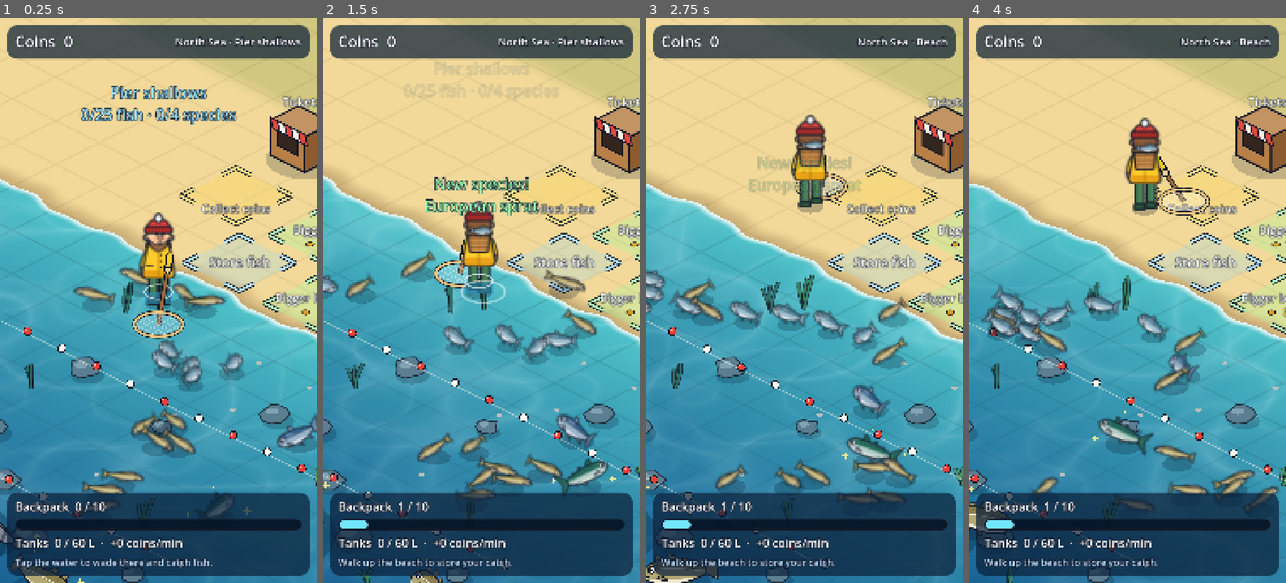
Above: before the commit, frames 1-4 (left to right).
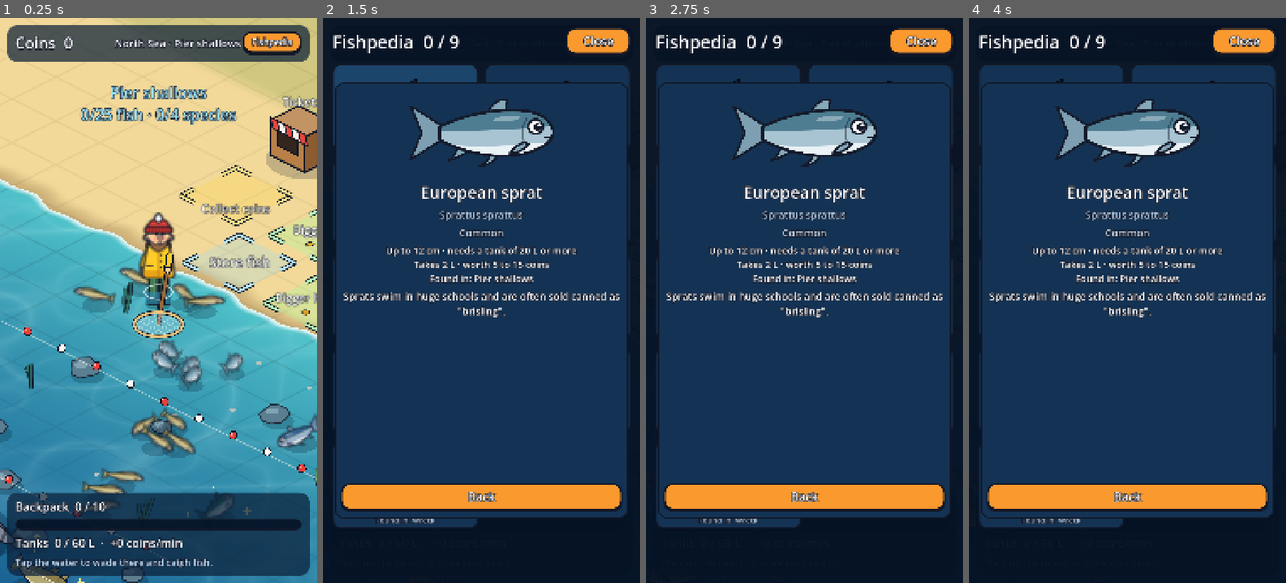
Above: after the commit, the same moments.

Repository: aceonline666/fishy-mcfish
Game: Godot game, scene res://src/scenes/main/main.tscn
Two runs of this game, one before a commit and one after it. Both use one fixed random seed, a clock stepped at 60 frames per second and the inputs below.
Inputs (mouse positions are in pixels of both pictures, inside the frame that each line leads up to):
- Up to frame 1 (0.25 s): no input
- Up to frame 2 (1.5 s): click (595, 40) at 0.5 s, where only the run after the commit has a clickable "Fishpedia"; click (405, 108) at 1.27 s
- Up to frame 3 (2.75 s): click (880, 108) at 2.02 s
- Up to frame 4 (4 s): click (1051, 204) at 2.77 s; click (1203, 204) at 3.52 s

The runs differ from the first frame. In frame 1, 1.9% of the frame differs, in the area x 2-98%, y 2-8%; in frame 2, 97%; in frame 3, 97%; in frame 4, 97%, in the area x 0-100%, y 0-100%.

Commit message:
Add the Fishpedia collection book
A Fishpedia button in the top bar opens a card for every species:
caught ones show their sprite, rarity and catch count, undiscovered
ones a silhouette and the zones to look in. Tapping a card shows the
scientific name, size, tank needs, value range and the fun fact.

Co-Authored-By: Claude Opus 5.5 <noreply@anthropic.com>

Diff:
--- a/src/scenes/fishing/fish_art.gd
+++ b/src/scenes/fishing/fish_art.gd
@@ -38,10 +38,11 @@
 
 
 ## Draws the fish centred on the origin of `view` (fish space: head towards +x, back towards -y)
-## with the given total length. `tail_beat` scales the tail length (1 = at rest).
-func draw(canvas: CanvasItem, view: Transform2D, length: float, tail_beat: float = 1.0) -> void:
+## with the given total length. `tail_beat` scales the tail length (1 = at rest); `tint`
+## multiplies the colours (black gives a silhouette).
+func draw(canvas: CanvasItem, view: Transform2D, length: float, tail_beat: float = 1.0, tint: Color = Color.WHITE) -> void:
 	if not has_sprite():
-		_draw_placeholder(canvas, view, length)
+		_draw_placeholder(canvas, view, length, tint)
 		return
 	var units := length * BODY_SHARE / BODY_SPAN
 	var root := Transform2D(0.0, Vector2(length * (0.5 - BODY_SHARE), 0.0))
@@ -49,16 +50,16 @@
 	var tail_size := tail.get_size() * (TAIL_CANVAS_WIDTH / tail.get_width()) * units
 	var beat := Transform2D(Vector2(tail_beat, 0.0), Vector2(0.0, 1.0), Vector2.ZERO)
 	canvas.draw_set_transform_matrix(view * root * beat)
-	canvas.draw_texture_rect(tail, Rect2(Vector2(-TAIL_ROOT_X * units, -tail_size.y * 0.5), tail_size), false)
+	canvas.draw_texture_rect(tail, Rect2(Vector2(-TAIL_ROOT_X * units, -tail_size.y * 0.5), tail_size), false, tint)
 
 	var body_size := body.get_size() * (BODY_CANVAS_WIDTH / body.get_width()) * units
 	canvas.draw_set_transform_matrix(view * root)
-	canvas.draw_texture_rect(body, Rect2(Vector2(-BODY_ROOT_X * units, -body_size.y * 0.5), body_size), false)
+	canvas.draw_texture_rect(body, Rect2(Vector2(-BODY_ROOT_X * units, -body_size.y * 0.5), body_size), false, tint)
 	canvas.draw_set_transform_matrix(Transform2D.IDENTITY)
 
 
 ## A plain oval with a tail in the species colour, for species without sprites yet.
-func _draw_placeholder(canvas: CanvasItem, view: Transform2D, length: float) -> void:
+func _draw_placeholder(canvas: CanvasItem, view: Transform2D, length: float, tint: Color) -> void:
 	var height := length * species.body_aspect
 	var oval := PackedVector2Array()
 	for i in 16:
@@ -69,6 +70,6 @@
 	])
 	for shape: PackedVector2Array in [fin, oval]:
 		var points := view * shape
-		canvas.draw_colored_polygon(points, species.placeholder_color)
+		canvas.draw_colored_polygon(points, species.placeholder_color * tint)
 		points.append(points[0])
 		canvas.draw_polyline(points, OUTLINE_COLOR, 2.5, true)
--- a/src/scenes/fishing/fishing_scene.gd
+++ b/src/scenes/fishing/fishing_scene.gd
@@ -125,6 +125,9 @@
 @onready var _backpack_bar: ProgressBar = %BackpackBar
 @onready var _tank_label: Label = %TankLabel
 @onready var _hint_label: Label = %HintLabel
+@onready var _fishpedia_button: Button = %FishpediaButton
+
+var fishpedia := Fishpedia.new()
 
 
 func _ready() -> void:
@@ -133,6 +136,9 @@
 	EventBus.money_changed.connect(_on_money_changed)
 	EventBus.state_replaced.connect(_rebuild_from_state)
 	resized.connect(_update_camera.bind(0.0, true))
+	fishpedia.art_for = _art_for
+	add_child(fishpedia)
+	_fishpedia_button.pressed.connect(fishpedia.open)
 
 	for zone in DataRegistry.zones:
 		var top := maxf(zone.depth_start, SHORE_Y + WATER_MARGIN)
@@ -464,6 +470,7 @@
 				"New species!\n" + fish.species.common_name, NEW_SPECIES_COLOR, 1.4)
 		Sfx.play(&"ding", 1.5, -4.0)
 		Haptics.bump()
+		_bump(_fishpedia_button)
 	if not was_charted and Charting.is_charted(GameState.state, fish.zone):
 		_announce(Vector2(size.x * 0.5, PLAY_MARGIN_TOP + 220.0), "%s charted!" % fish.zone.name, COMBO_COLOR, 1.6)
 		Sfx.play(&"ding", 1.0)
--- a/src/scenes/fishing/fishing_scene.tscn
+++ b/src/scenes/fishing/fishing_scene.tscn
@@ -88,6 +88,14 @@
 text = "Location"
 horizontal_alignment = 2
 
+[node name="FishpediaButton" type="Button" parent="Hud/Layout/TopBar/Row"]
+unique_name_in_owner = true
+custom_minimum_size = Vector2(0, 80)
+layout_mode = 2
+size_flags_vertical = 4
+theme_override_font_sizes/font_size = 30
+text = "Fishpedia"
+
 [node name="Spacer" type="Control" parent="Hud/Layout"]
 layout_mode = 2
 size_flags_vertical = 3
--- /dev/null
+++ b/src/scenes/fishpedia/fish_picture.gd
@@ -0,0 +1,26 @@
+class_name FishPicture
+extends Control
+## Draws one species side-on, centred and scaled to fit. Unknown species appear as a silhouette.
+
+const SILHOUETTE := Color(0.08, 0.12, 0.2, 0.85)
+
+var art: FishArt:
+	set(value):
+		art = value
+		queue_redraw()
+var known := true:
+	set(value):
+		known = value
+		queue_redraw()
+## Fraction of the width a large fish fills; small fish are drawn smaller.
+var fill := 0.85
+
+
+func _draw() -> void:
+	if art == null:
+		return
+	# Size relative to the biggest fish, so a sprat looks small next to a conger.
+	var relative := clampf(CatchRules.body_length(art.species) / 240.0, 0.55, 1.0)
+	var length := minf(size.x * fill * relative, size.y * 2.2)
+	var view := Transform2D(Vector2(1.0, 0.0), Vector2(0.0, 1.0), size * 0.5)
+	art.draw(self, view, length, 1.0, Color.WHITE if known else SILHOUETTE)
--- /dev/null
+++ b/src/scenes/fishpedia/fishpedia.gd
@@ -0,0 +1,210 @@
+class_name Fishpedia
+extends Control
+## The collection book: a card for every species. Caught species show their sprite and how
+## many were caught; undiscovered ones show a silhouette and where to look. Tapping a card
+## opens its details with real facts. Built in code; covers the screen while open.
+
+const RARITY_NAMES: Array[String] = ["Common", "Uncommon", "Rare", "Epic", "Legendary"]
+const RARITY_COLORS: Array[Color] = [
+	Color(0.8, 0.84, 0.88), Color(0.5, 0.9, 0.5), Color(0.45, 0.7, 1.0), Color(0.8, 0.55, 1.0), Color(1.0, 0.7, 0.25),
+]
+const BACKDROP := Color(0.02, 0.07, 0.14, 0.97)
+const CARD_COLOR := Color(0.08, 0.2, 0.33)
+const CARD_HOVER := Color(0.11, 0.27, 0.42)
+const CARD_BORDER := Color(0.07, 0.09, 0.15)
+const MUTED := Color(0.65, 0.75, 0.85)
+
+## Returns the FishArt for a species id.
+var art_for: Callable
+
+var _title: Label
+var _grid: GridContainer
+var _detail: PanelContainer
+var _detail_picture: FishPicture
+var _detail_name: Label
+var _detail_scientific: Label
+var _detail_rarity: Label
+var _detail_facts: Label
+var _detail_fun_fact: Label
+
+
+func _ready() -> void:
+	set_anchors_and_offsets_preset(Control.PRESET_FULL_RECT)
+	mouse_filter = Control.MOUSE_FILTER_STOP
+	hide()
+	var backdrop := ColorRect.new()
+	backdrop.color = BACKDROP
+	backdrop.set_anchors_and_offsets_preset(Control.PRESET_FULL_RECT)
+	add_child(backdrop)
+
+	var margin := SafeAreaContainer.new()
+	margin.edge_padding = 32
+	margin.set_anchors_and_offsets_preset(Control.PRESET_FULL_RECT)
+	add_child(margin)
+	var column := VBoxContainer.new()
+	column.add_theme_constant_override("separation", 24)
+	margin.add_child(column)
+
+	var header := HBoxContainer.new()
+	column.add_child(header)
+	_title = Label.new()
+	_title.size_flags_horizontal = Control.SIZE_EXPAND_FILL
+	_title.add_theme_font_size_override("font_size", 60)
+	header.add_child(_title)
+	header.add_child(_make_button("Close", hide))
+
+	var scroll := ScrollContainer.new()
+	scroll.size_flags_vertical = Control.SIZE_EXPAND_FILL
+	scroll.horizontal_scroll_mode = ScrollContainer.SCROLL_MODE_DISABLED
+	column.add_child(scroll)
+	_grid = GridContainer.new()
+	_grid.columns = 2
+	_grid.size_flags_horizontal = Control.SIZE_EXPAND_FILL
+	_grid.add_theme_constant_override("h_separation", 20)
+	_grid.add_theme_constant_override("v_separation", 20)
+	scroll.add_child(_grid)
+
+	_build_detail()
+
+
+## Shows the book with the latest catches.
+func open() -> void:
+	_rebuild()
+	_detail.hide()
+	show()
+
+
+func _rebuild() -> void:
+	for child in _grid.get_children():
+		child.queue_free()
+	var caught := GameState.state.species_caught
+	var species_list := DataRegistry.species.values()
+	_title.text = "Fishpedia  %d / %d" % [caught.size(), species_list.size()]
+	for def: SpeciesDef in species_list:
+		_grid.add_child(_make_card(def, caught.has(def.id)))
+
+
+func _make_card(def: SpeciesDef, known: bool) -> Button:
+	var card := Button.new()
+	card.custom_minimum_size = Vector2(0.0, 300.0)
+	card.size_flags_horizontal = Control.SIZE_EXPAND_FILL
+	for state_name: String in ["normal", "hover", "pressed", "focus"]:
+		card.add_theme_stylebox_override(state_name, _card_style(CARD_HOVER if state_name == "hover" else CARD_COLOR))
+	card.pressed.connect(_show_detail.bind(def))
+
+	var content := VBoxContainer.new()
+	content.set_anchors_preset(Control.PRESET_FULL_RECT)
+	content.offset_left = 16.0
+	content.offset_right = -16.0
+	content.offset_top = 12.0
+	content.offset_bottom = -12.0
+	content.mouse_filter = Control.MOUSE_FILTER_IGNORE
+	card.add_child(content)
+
+	var picture := FishPicture.new()
+	picture.art = art_for.call(def.id)
+	picture.known = known
+	picture.custom_minimum_size = Vector2(0.0, 160.0)
+	picture.size_flags_vertical = Control.SIZE_EXPAND_FILL
+	picture.mouse_filter = Control.MOUSE_FILTER_IGNORE
+	content.add_child(picture)
+	content.add_child(_make_label(def.common_name if known else "???", 32))
+	var subtitle := _make_label("", 26)
+	if known:
+		subtitle.text = "%s · caught %d" % [RARITY_NAMES[def.rarity], GameState.state.species_caught[def.id]]
+		subtitle.add_theme_color_override("font_color", RARITY_COLORS[def.rarity])
+	else:
+		subtitle.text = _where_found(def)
+		subtitle.add_theme_color_override("font_color", MUTED)
+	content.add_child(subtitle)
+	return card
+
+
+func _build_detail() -> void:
+	_detail = PanelContainer.new()
+	_detail.set_anchors_preset(Control.PRESET_FULL_RECT)
+	_detail.offset_left = 40.0
+	_detail.offset_right = -40.0
+	_detail.offset_top = 220.0
+	_detail.offset_bottom = -220.0
+	_detail.add_theme_stylebox_override("panel", _card_style(CARD_COLOR))
+	add_child(_detail)
+	var column := VBoxContainer.new()
+	column.add_theme_constant_override("separation", 14)
+	_detail.add_child(column)
+
+	_detail_picture = FishPicture.new()
+	_detail_picture.custom_minimum_size = Vector2(0.0, 300.0)
+	_detail_picture.fill = 0.9
+	column.add_child(_detail_picture)
+	_detail_name = _make_label("", 56)
+	column.add_child(_detail_name)
+	_detail_scientific = _make_label("", 34)
+	_detail_scientific.add_theme_color_override("font_color", MUTED)
+	column.add_child(_detail_scientific)
+	_detail_rarity = _make_label("", 34)
+	column.add_child(_detail_rarity)
+	_detail_facts = _make_label("", 32)
+	column.add_child(_detail_facts)
+	_detail_fun_fact = _make_label("", 34)
+	_detail_fun_fact.size_flags_vertical = Control.SIZE_EXPAND_FILL
+	column.add_child(_detail_fun_fact)
+	column.add_child(_make_button("Back", _detail.hide))
+
+
+func _show_detail(def: SpeciesDef) -> void:
+	var known := GameState.state.species_caught.has(def.id)
+	_detail_picture.art = art_for.call(def.id)
+	_detail_picture.known = known
+	_detail_name.text = def.common_name if known else "Not discovered yet"
+	_detail_scientific.text = def.scientific_name if known else ""
+	_detail_rarity.text = RARITY_NAMES[def.rarity]
+	_detail_rarity.add_theme_color_override("font_color", RARITY_COLORS[def.rarity])
+	if known:
+		_detail_facts.text = "Up to %d cm · needs a tank of %d L or more\nTakes %s L · worth %s to %s coins\n%s" % [
+			int(def.length_cm), int(def.min_tank_l), NumberFormat.compact(def.space_l),
+			NumberFormat.compact(Economy.sale_price(def, 0.0)), NumberFormat.compact(Economy.sale_price(def, 1.0)),
+			_where_found(def)]
+		_detail_fun_fact.text = def.fun_fact
+	else:
+		_detail_facts.text = _where_found(def)
+		_detail_fun_fact.text = "Catch one to learn more."
+	_detail.show()
+
+
+## Lists the zones where the species lives, e.g. "Found in: Sandbanks, Wreck".
+func _where_found(def: SpeciesDef) -> String:
+	var zones: Array[String] = []
+	for zone in DataRegistry.zones:
+		if zone.spawns.has(def.id):
+			zones.append(zone.name)
+	return "Found in: " + ", ".join(zones) if not zones.is_empty() else "Not found here"
+
+
+func _make_label(text: String, font_size: int) -> Label:
+	var label := Label.new()
+	label.text = text
+	label.horizontal_alignment = HORIZONTAL_ALIGNMENT_CENTER
+	label.autowrap_mode = TextServer.AUTOWRAP_WORD_SMART
+	label.mouse_filter = Control.MOUSE_FILTER_IGNORE
+	label.add_theme_font_size_override("font_size", font_size)
+	return label
+
+
+func _make_button(text: String, action: Callable) -> Button:
+	var button := Button.new()
+	button.text = text
+	button.add_theme_font_size_override("font_size", 40)
+	button.custom_minimum_size = Vector2(220.0, 100.0)
+	button.pressed.connect(action)
+	return button
+
+
+func _card_style(color: Color) -> StyleBoxFlat:
+	var style := StyleBoxFlat.new()
+	style.bg_color = color
+	style.border_color = CARD_BORDER
+	style.set_border_width_all(5)
+	style.set_corner_radius_all(28)
+	style.set_content_margin_all(20.0)
+	return style
--- /dev/null
+++ b/tests/unit/test_fishpedia.gd
@@ -0,0 +1,39 @@
+extends GutTest
+
+var _book: Fishpedia
+var _original_state: PlayerState
+
+
+func before_each() -> void:
+	_original_state = GameState.state
+	GameState.replace_state(PlayerState.new_game())
+	_book = Fishpedia.new()
+	_book.art_for = func(id: String) -> FishArt: return FishArt.for_species(DataRegistry.species[id])
+	add_child_autofree(_book)
+
+
+func after_each() -> void:
+	GameState.replace_state(_original_state)
+
+
+func test_lists_every_species_and_counts_the_caught_ones() -> void:
+	GameState.record_catch("european_sprat")
+	GameState.record_catch("atlantic_cod")
+	_book.open()
+	await wait_process_frames(2)
+
+	assert_true(_book.visible)
+	assert_eq(_book._grid.get_child_count(), DataRegistry.species.size())
+	assert_string_contains(_book._title.text, "2 / %d" % DataRegistry.species.size())
+
+
+func test_details_hide_facts_of_undiscovered_species() -> void:
+	_book.open()
+	_book._show_detail(DataRegistry.species["conger_eel"])
+	assert_eq(_book._detail_name.text, "Not discovered yet")
+	assert_false(_book._detail_picture.known)
+
+	GameState.record_catch("conger_eel")
+	_book._show_detail(DataRegistry.species["conger_eel"])
+	assert_eq(_book._detail_name.text, "European conger")
+	assert_string_contains(_book._detail_fun_fact.text, "three metres")
Not shown, added: src/scenes/fishpedia/fish_picture.gd.uid
Not shown, added: src/scenes/fishpedia/fishpedia.gd.uid
Not shown, added: tests/unit/test_fishpedia.gd.uid
